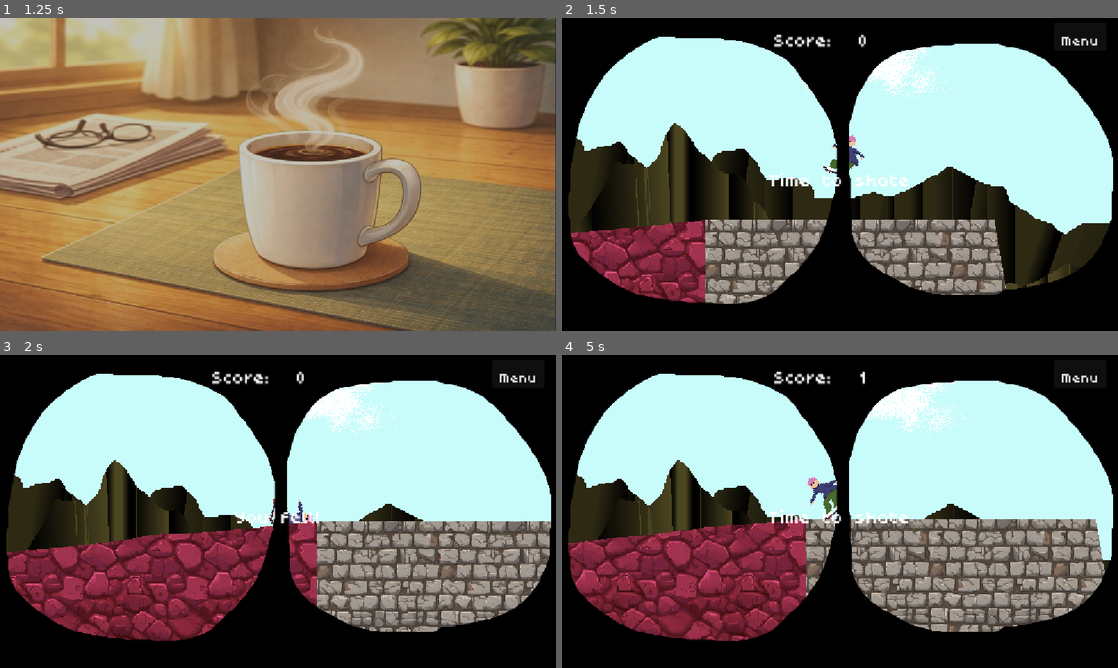
Above: before the commit, frames 1-4 (two rows, left to right).
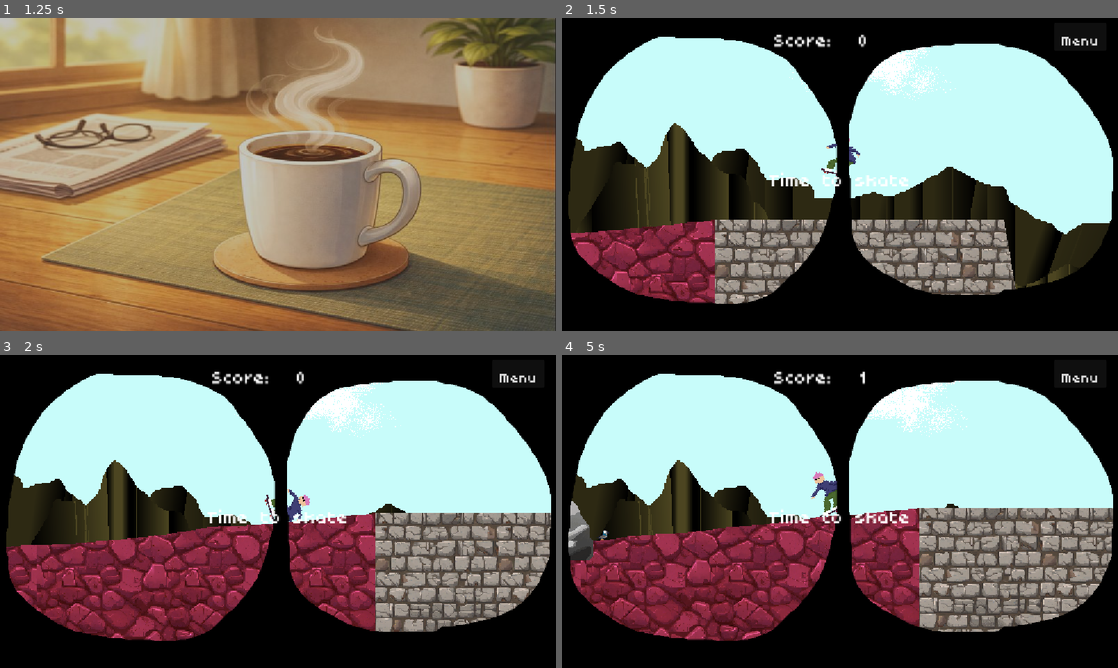
Above: after the commit, the same moments.

Repository: Nikug/fgj-2026
Game: Godot game, scene res://vilperi/MaskSelect.tscn
The game is run twice, just before and just after one commit, with the same random seed, the same clock (stepped at 60 frames per second) and the same inputs. Sound files missing from this copy of the repository are replaced by a short silence.
Inputs (mouse positions are in pixels of both pictures, inside the frame that each line leads up to):
- Up to frame 1 (1.25 s): click "Begin your day" at 0.5 s
- Up to frame 2 (1.5 s): tap Enter (ui_accept) at 1.25 s; move the mouse to (962, 158) at 1.27 s; hold Right (right) from 1.28 s (still down); tap R (r) at 1.35 s
- Up to frame 3 (2 s): keep holding Right (right); tap Space (jump) at 1.52 s; tap Enter (ui_accept) at 1.55 s
- Up to frame 4 (5 s): release Right (right) at 2 s; click "Menu" at 2 s; click "Begin your day" at 2.75 s; move the mouse to (728, 527) at 3.52 s; hold Right (right) 3.53-4.28 s; tap Enter (ui_accept) at 3.6, 4.55 s; tap Space (jump) at 3.77 s; tap R (r) at 3.8 s; move the mouse to (895, 442) at 4.27 s; hold A (left) from 4.28 s (still down); click (895, 442) at 4.35 s

Frame 1 is identical in both runs. In frame 2, 8.7% of the frame differs, in the area x 1-82%, y 37-92%; in frame 3, 21%; in frame 4, 22%, in the area x 1-100%, y 37-92%.

Commit message:
select global mask and set speed variables

Diff:
--- a/skeittipeli/aleksi/ukkeli.gd
+++ b/skeittipeli/aleksi/ukkeli.gd
@@ -29,20 +29,43 @@
 var isDead: bool = false
 var total_rotation: float = 0.0
 
+var ground_accel: float = 30
+var ground_friction: float = 0.8
+var air_accel: float = 30
+var ground_speed_limit: float = 80
+var air_speed_limit: float = 80
+var rotation_limit: float = 300
+var max_movement_speed: float = 2000
+var current_movement_speed: float = 0.0
+
 
 func _ready():
   animated_sprite_2.play("skate")
   animated_sprite_2.animation_finished.connect(_on_animation_finished)
-
-var current_movement_speed: float = 0.0
-
-const GROUND_ACCEL: float = 30
-const GROUND_FRICTION: float = 0.8
-const AIR_ACCEL: float = 30
-const GROUND_SPEED_LIMIT: float = 80
-const AIR_SPEED_LIMIT: float = 80
-const ROTATION_LIMIT: float = 300
-const MAX_MOVEMENT_SPEED: float = 2000
+  if mask.selectedMask == 0:
+    print("plague")
+  elif mask.selectedMask == 1:
+    print("hockey")
+    ground_accel = 100
+    air_accel = 100
+    ground_speed_limit = 150
+    air_speed_limit = 150
+    rotation_limit = 200
+    max_movement_speed = 2500
+    rotation_multiplier = 2
+    rotation_correction_speed = 2
+    min_left_velocity = -400
+  elif mask.selectedMask == 2:
+    print("ghost")
+    ground_accel = 10
+    air_accel = 10
+    ground_speed_limit = 50
+    air_speed_limit = 50
+    rotation_limit = 500
+    max_movement_speed = 1500
+    rotation_multiplier = 6
+    rotation_correction_speed = 5
+    min_left_velocity = -100
 
 
 func _physics_process(delta: float):
@@ -75,9 +98,9 @@
       else:
         current_rotation_speed += rotation_multiplier * rotation
 
-  current_rotation_speed = min(ROTATION_LIMIT, current_rotation_speed * delta)
-  var strafe_accel := GROUND_ACCEL if is_on_floor() else AIR_ACCEL
-  var speed_limit := GROUND_SPEED_LIMIT if is_on_floor() else AIR_SPEED_LIMIT
+  current_rotation_speed = min(rotation_limit, current_rotation_speed * delta)
+  var strafe_accel := ground_accel if is_on_floor() else air_accel
+  var speed_limit := ground_speed_limit if is_on_floor() else air_speed_limit
 
   var accel := strafe_accel * delta
   accel = max(0, min(accel, speed_limit - velocity.length()))
@@ -102,7 +125,7 @@
         #jump()
     else:
           velocity.x -= 600
-  velocity.x = max(-MAX_MOVEMENT_SPEED, velocity.x) if velocity.x < 0 else min(MAX_MOVEMENT_SPEED, velocity.x)
+  velocity.x = max(-max_movement_speed, velocity.x) if velocity.x < 0 else min(max_movement_speed, velocity.x)
   update_facing_direction()
 
 func update_facing_direction():
--- /dev/null
+++ b/skeittipeli/mask.gd
@@ -0,0 +1,12 @@
+extends Node
+
+var selectedMask: int = 0
+
+# Called when the node enters the scene tree for the first time.
+func _ready():
+    pass # Replace with function body.
+
+
+# Called every frame. 'delta' is the elapsed time since the previous frame.
+func _process(delta):
+    pass
--- a/skeittipeli/project.godot
+++ b/skeittipeli/project.godot
@@ -15,6 +15,10 @@
 config/features=PackedStringArray("4.6", "Forward Plus")
 run/max_fps=60
 config/icon="res://icon.svg"
+
+[autoload]
+
+mask="*uid://coe0abv2rrr5m"
 
 [display]
 
--- a/skeittipeli/vilperi/select_mask.gd
+++ b/skeittipeli/vilperi/select_mask.gd
@@ -52,7 +52,7 @@
     if Input.is_action_just_pressed("right"):
         _on_next_pressed()
     if Input.is_action_just_pressed("ui_accept"):
-        get_tree().change_scene_to_file("res://vilperi/cutscene.tscn")
+        goNext()
 
 func _physics_process(delta: float) -> void:
     if is_moving_camera:
@@ -86,7 +86,7 @@
     update_mask_display()
 
 func _on_start_pressed() -> void:
-    get_tree().change_scene_to_file("res://vilperi/cutscene.tscn")
+    goNext()
 
 
 func update_mask_display() -> void:
@@ -109,3 +109,7 @@
         masks[index].show()
     else:
         masks[index].hide()
+
+func goNext():
+    mask.selectedMask = current_mask_index
+    get_tree().change_scene_to_file("res://vilperi/cutscene.tscn")
Not shown, added: skeittipeli/mask.gd.uid
